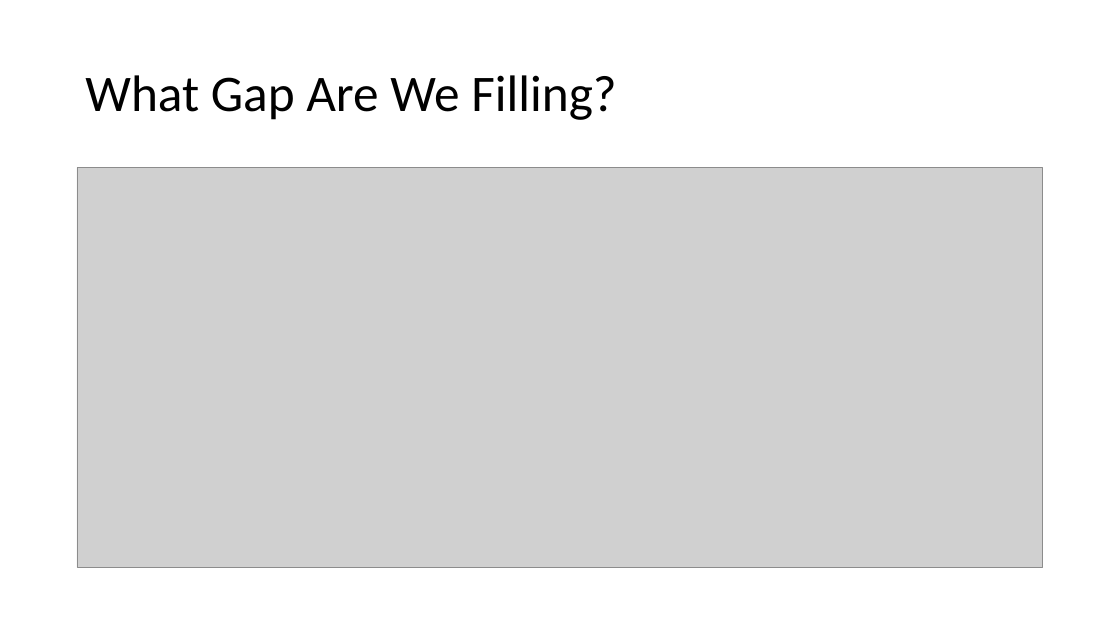
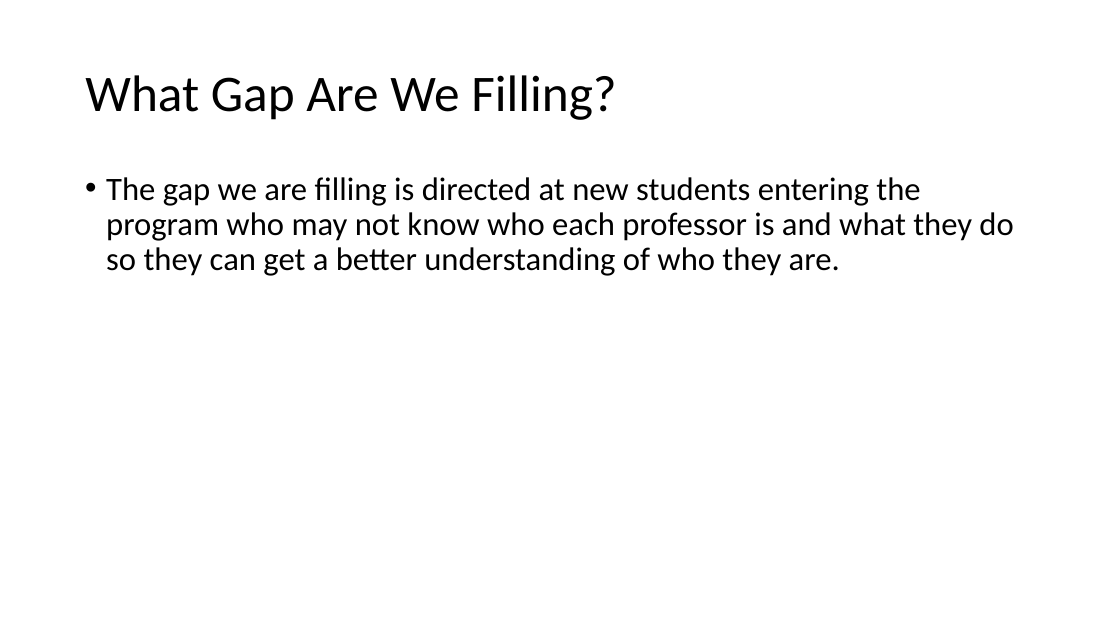
Before and after one commit to Jacobchapman99/ENSE-374-Group07-Project, a slide deck: slide 4 of Milestone4/Milestone 4.ppt. Drawn at 1120x630 pixels with LibreOffice and Linux fonts; fonts in the diff are those of the drawing; grey boxes stand for pictures. Boxes give left, top, right and bottom in pixels: in the first picture for what was removed or moved away, otherwise in the second. Text is boxed around its words. In the diff, an @@ line names an element or a change of style, - is before the commit and + after.

```diff
--- a/Milestone4/Milestone 4.ppt
+++ b/Milestone4/Milestone 4.ppt
@@ picture removed at [77,168,1043,568] @@
@@ text added at [106,177,1013,276], 28 pt, text #000000 @@
+• The gap we are filling is directed at new students entering the program who may not know who each professor is and what they do so they can get a better understanding of who they are.
```
Also in this commit, not shown: 2 other slides changed, 2 slides added, 8 slides removed.
